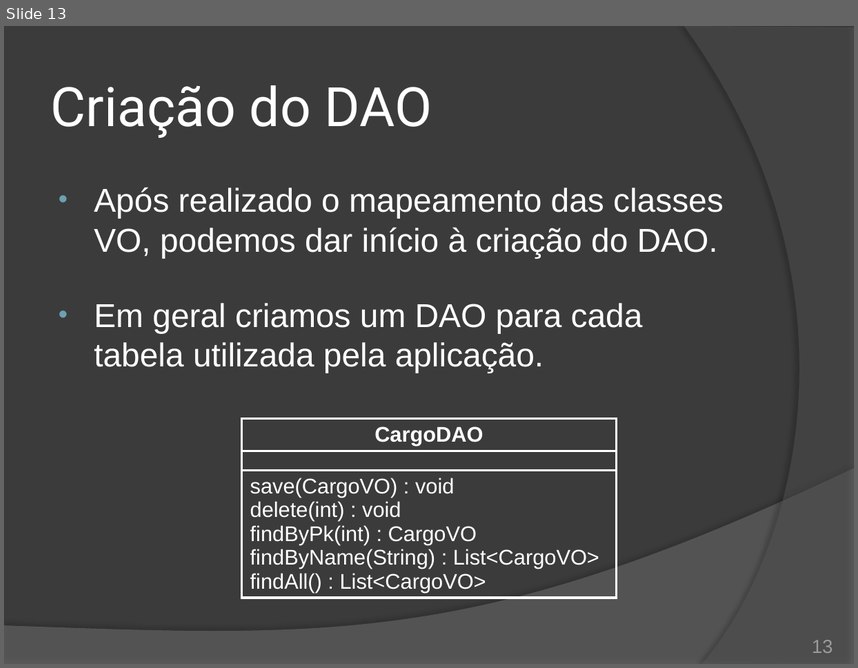
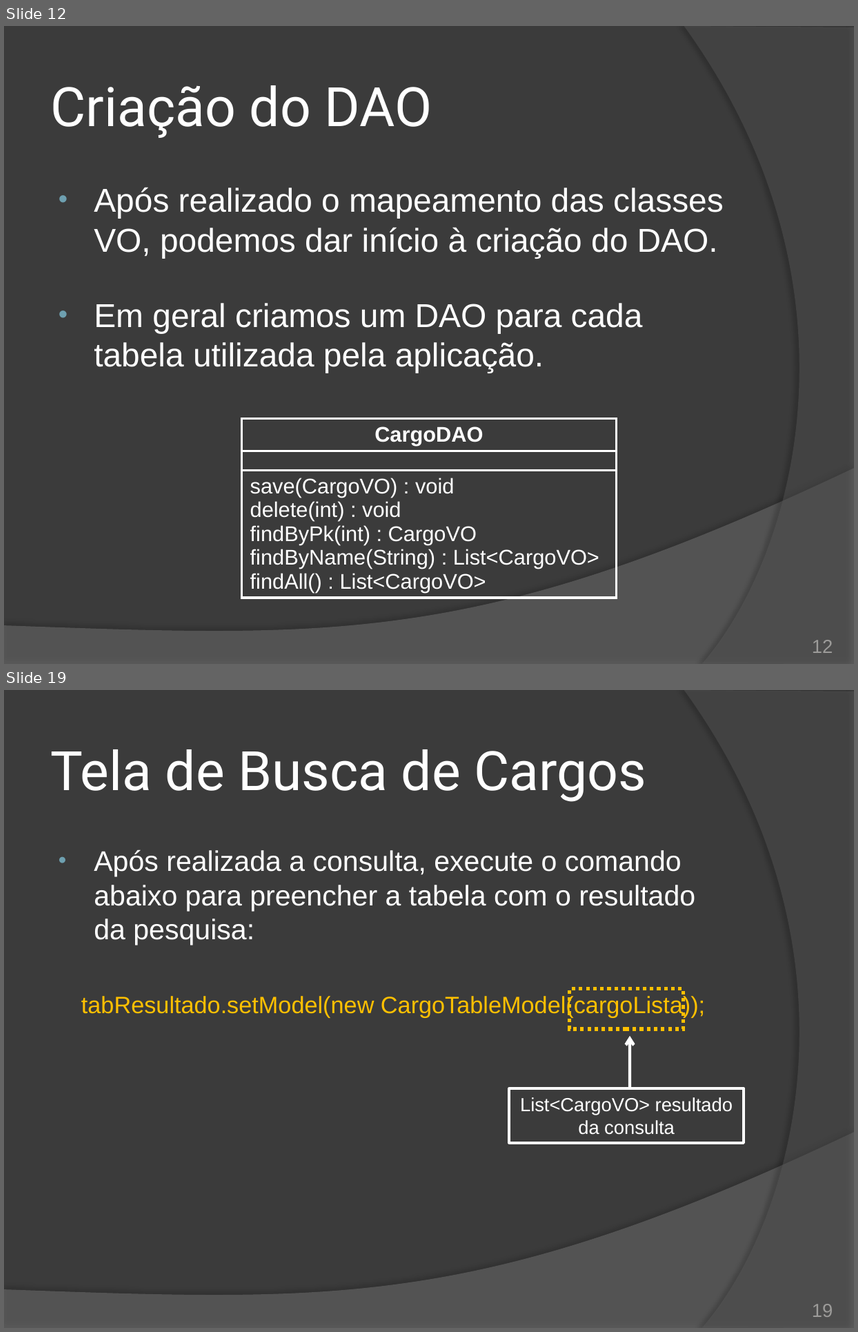
Before and after one commit to duchesqui/slzvieira-training, a slide deck: 2-Java-Programmer-Modulo-II/20.ProjetoFinal.pptx. Shown one above the other, each under a label of ours: slide 13 before the commit, slides 12 and 19 after it; the slides between them are not shown. The pictures are 858x668 and 858x1332 pixels, drawn with LibreOffice and Linux fonts; fonts in the diff are those of the drawing. Boxes give left, top, right and bottom in pixels: in the first picture for what was removed or moved away, otherwise in the second. Text is boxed around its words. In the diff, an @@ line names an element or a change of style, - is before the commit and + after.

```diff
--- a/2-Java-Programmer-Modulo-II/20.ProjetoFinal.pptx
+++ b/2-Java-Programmer-Modulo-II/20.ProjetoFinal.pptx
@@ slide 19 added at (4, 690, 854, 1328), background #3B3B3B; not listed: 2 template elements that a slide beside it also shows @@
@@ title added at (51, 749, 646, 802), 46 pt, text #FFFFFF @@
+Tela de Busca de Cargos
@@ text added at (81, 849, 705, 1017), 24 pt, text #FFFFFF @@
+• Após realizada a consulta, execute o comando abaixo para preencher a tabela com o resultado da pesquisa:
+tabResultado.setModel(new CargoTableModel(cargoLista));
@@ rectangle added at (569, 988, 683, 1028), outline #FFC000 3 pt dashed @@
@@ arrow added from (630, 1089) to (630, 1035), #FFFFFF 2.5 pt @@
@@ rectangle added at (509, 1089, 744, 1143), outline #FFFFFF 2.25 pt, 16 pt, text #FFFFFF @@
+List<CargoVO> resultado da consulta
@@ page number added at (812, 1303, 833, 1317), 16 pt, text #9D9B9A @@
+19
@@ what was slide 13 is now slide 12 @@
@@ page number at (812, 639, 833, 653): text changed @@
-13
+12
```
Also in this commit, not shown: 7 slides changed, 33 other files.
